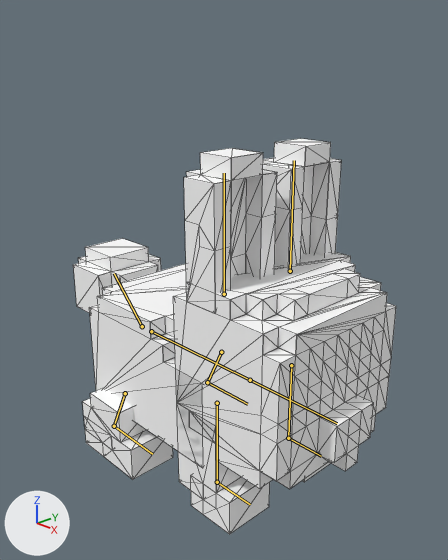
An edit to the Blender file src/galois/data/npcs/rabbit_animations.blend, drawn before and after from the same camera.
Both versions are drawn from a 50 mm camera at (2.62, -2.28, 2.33) aimed at (0.1, 0.13, 1.05). Arrows for +X, +Y and +Z are at lower left; the lights stay in place. The picture after the commit comes second. The bones that change are drawn over the model as lines. Mesh edges are drawn as thin lines.

The first picture shows 'Body', 'Head', 'L_Ear', 'L_F_Foot', 'R_B_Foot', 'R_B_Leg', 'R_Ear', 'R_F_Foot', 'R_F_Leg', 'Tail'.
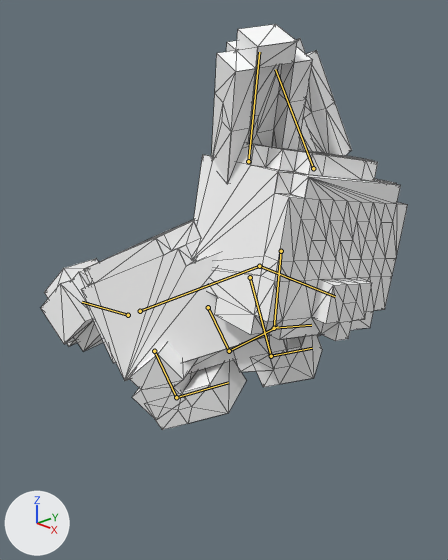
The newer file adds an action. The first version stands in its rest pose; the second is drawn at frame 4 of the action 'StaggerMedium'.

Changed parts and their boxes (x1, y1, x2, y2) in the pictures (448 x 560 px):
'Head', posed (16% shorter): before (173, 252, 396, 489); after (193, 143, 408, 341)
'R_Ear', posed: before (184, 148, 277, 293); after (211, 24, 313, 184)
'Body', posed: before (89, 264, 203, 468); after (82, 220, 269, 380)
'L_Ear', posed: before (263, 139, 341, 269); after (297, 39, 352, 156)
'R_B_Foot', posed: before (84, 416, 173, 479); after (144, 360, 246, 430)
'Tail', posed: before (73, 238, 161, 313); after (41, 258, 103, 351)
'R_F_Foot', posed: before (191, 476, 270, 534); after (250, 335, 322, 387)
'R_B_Leg', posed: before (83, 388, 146, 443); after (129, 342, 197, 417)
'R_F_Leg', posed: before (177, 404, 241, 493); after (232, 335, 291, 372)
'L_F_Foot', posed (not visible afterwards): before (302, 462, 331, 482)
bone 'Body', root to tip: before (151, 331) to (250, 380); after (140, 311) to (259, 266)
bone 'L_F_Leg', root to tip: before (291, 365) to (288, 438); after (281, 251) to (274, 328)
bone 'L_F_Foot', root to tip: before (288, 438) to (321, 456); after (274, 328) to (311, 325)
bone 'R_F_Leg', root to tip: before (217, 403) to (217, 482); after (250, 277) to (271, 356)
bone 'R_F_Foot', root to tip: before (217, 482) to (250, 504); after (271, 356) to (312, 348)
bone 'Tail', root to tip: before (142, 326) to (114, 273); after (128, 315) to (82, 302)
bone 'Head', root to tip: before (250, 380) to (337, 423); after (259, 266) to (335, 296)
bone 'L_Ear', root to tip: before (290, 271) to (294, 160); after (313, 168) to (275, 69)
bone 'R_Ear', root to tip: before (224, 294) to (224, 173); after (248, 161) to (259, 52)
bone 'L_B_Leg', root to tip: before (221, 352) to (207, 382); after (208, 307) to (229, 351)
bone 'L_B_Foot', root to tip: before (207, 382) to (247, 404); after (229, 351) to (278, 326)
bone 'R_B_Leg', root to tip: before (125, 393) to (114, 426); after (154, 351) to (176, 397)
bone 'R_B_Foot', root to tip: before (114, 426) to (152, 454); after (176, 397) to (228, 382)

What the commit changed:
Bone 'Body' (bone_body) moves from (0.0, 0.0, 0.0) to (-0.14, -0.06, 0.039).
Bone 'Body' (bone_body) turns from (0, 0, 0) to (-24, 9, 25) degrees about its own x, y and z.
Bone 'L_F_Leg' (bone_l_f_leg) turns from (0, 0, 0) to (27, 0, 8) degrees about its own x, y and z.
Bone 'L_F_Foot' (bone_l_f_foot) turns from (0, 0, 0) to (-15, 0, 0) degrees about its own x, y and z.
Bone 'R_F_Leg' (bone_r_f_leg) turns from (0, 0, 0) to (13, 0, -10) degrees about its own x, y and z.
Bone 'R_F_Foot' (bone_r_f_foot) turns from (0, 0, 0) to (-8, 0, 0) degrees about its own x, y and z.
Bone 'Tail' (bone_tail) turns from (0, 0, 0) to (-12, 0, 18) degrees about its own x, y and z.
Bone 'Head' (bone_head) turns from (0, 0, 0) to (31, -6, -32) degrees about its own x, y and z.
Bone 'L_Ear' (bone_l_ear) turns from (0, 0, 0) to (31, 4, 16) degrees about its own x, y and z.
Bone 'R_Ear' (bone_r_ear) turns from (0, 0, 0) to (21, -5, -24) degrees about its own x, y and z.
Bone 'L_B_Leg' (bone_l_b_leg) turns from (0, 0, 0) to (-33, 0, 10) degrees about its own x, y and z.
Bone 'L_B_Foot' (bone_l_b_foot) turns from (0, 0, 0) to (25, 0, 0) degrees about its own x, y and z.
Bone 'R_B_Leg' (bone_r_b_leg) turns from (0, 0, 0) to (-18, 0, -12) degrees about its own x, y and z.
Bone 'R_B_Foot' (bone_r_b_foot) turns from (0, 0, 0) to (16, 0, 0) degrees about its own x, y and z.
